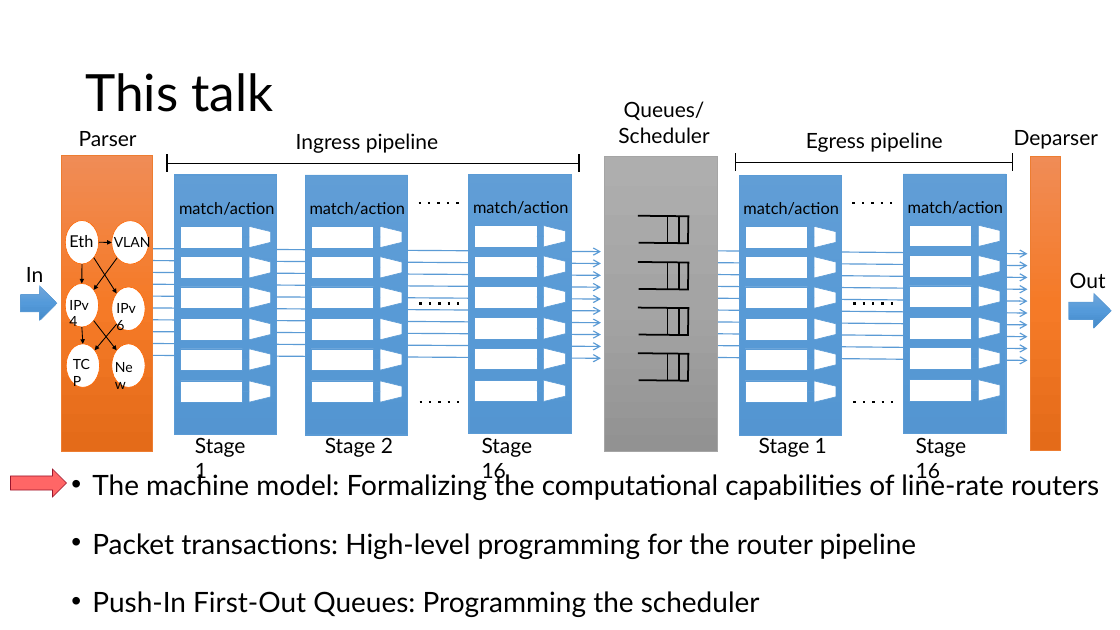
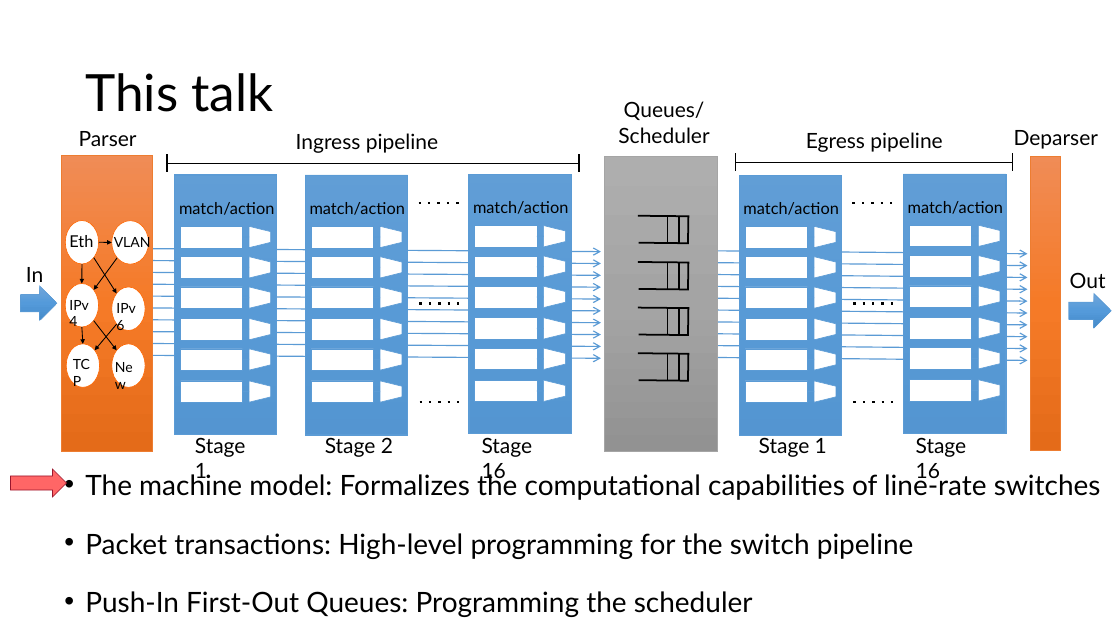
Before and after one commit to anirudhSK/pifo-domino-marple-ppts, a slide deck: slide 8 of combined_domino_pifo.pptx. Drawn at 1120x630 pixels with LibreOffice and Linux fonts; fonts in the diff are those of the drawing. Boxes give left, top, right and bottom in pixels: in the first picture for what was removed or moved away, otherwise in the second. Text is boxed around its words. In the diff, an @@ line names an element or a change of style, - is before the commit and + after.

Commit message:
Rename router to switch.
I think switch works better, router pipelines, shared-memory routers,
and router chips are all really confusing.

```diff
--- a/combined_domino_pifo.pptx
+++ b/combined_domino_pifo.pptx
@@ text "The machine model: Formalizes the ...": place and size @@
-text "The machine model: Formalizes the ..." at box(92, 471, 1099, 617)
+text "The machine model: Formalizes the ..." at box(85, 471, 1101, 617)
@@ text at box(85, 471, 1101, 559): text changed @@
-  • The machine model: Formalizing the computational capabilities of line-rate routers
-  • Packet transactions: High-level programming for the router pipeline
+  • The machine model: Formalizes the computational capabilities of line-rate switches
+  • Packet transactions: High-level programming for the switch pipeline
```
Also in this commit, not shown: 10 other slides changed.
